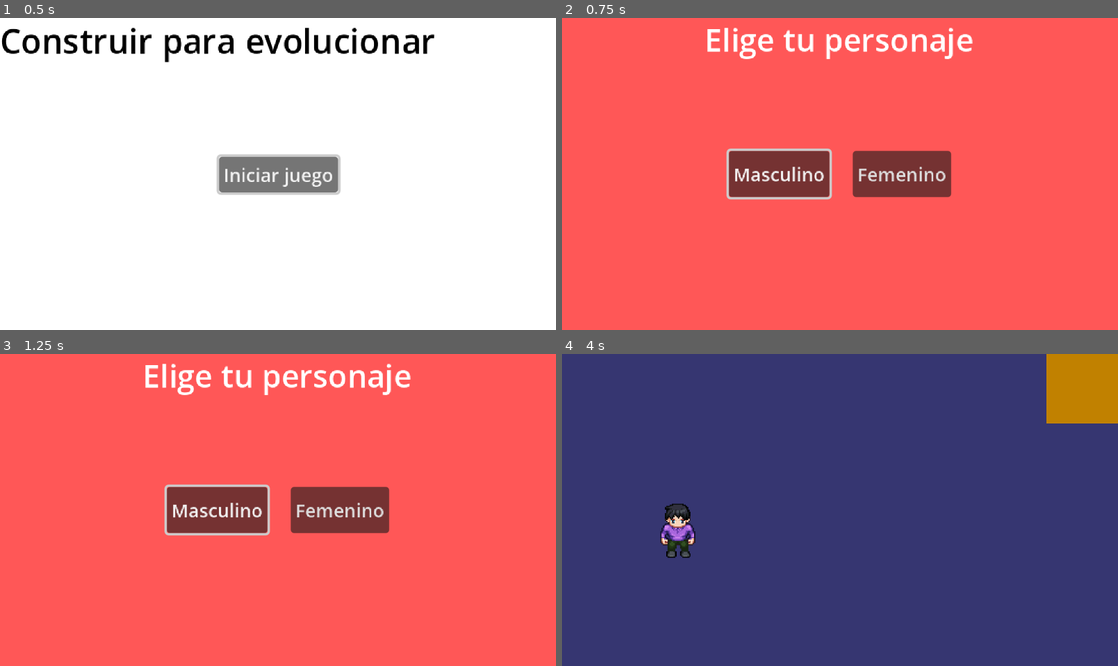
Above: before the commit, frames 1-4 (two rows, left to right).
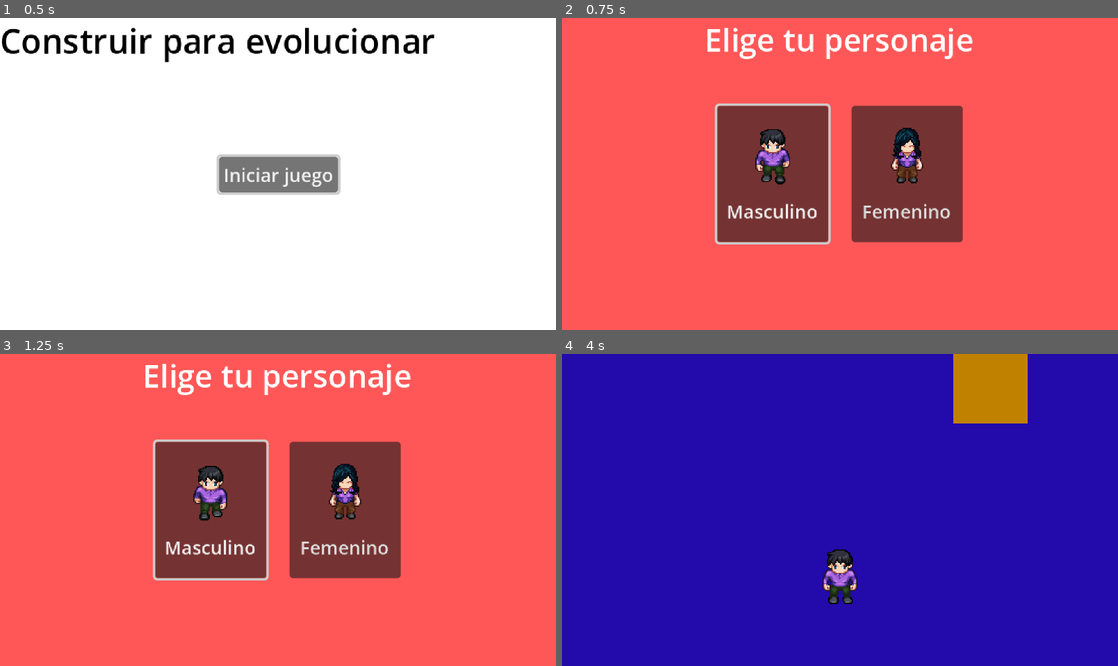
Above: after the commit, the same moments.

Repository: Bayron077/juego_vocacional
Game: Godot game, scene res://escenas/ui/inicio.tscn
Same seed, same stepped clock (60 frames per second), same inputs: the game is played once before the commit and once after it.
Inputs (mouse positions are in pixels of both pictures, inside the frame that each line leads up to):
- Up to frame 1 (0.5 s): no input
- Up to frame 2 (0.75 s): click "Iniciar juego" at 0.5 s
- Up to frame 3 (1.25 s): no input
- Up to frame 4 (4 s): click "Masculino" at 1.25 s; click "Siguiente" at 2 s; tap Enter (ui_accept) at 2.75, 3.02, 3.5, 3.77 s; move the mouse to (962, 494) at 2.77 s; hold Right (ui_right) 2.78-3.53 s; move the mouse to (728, 525) at 3.52 s; hold Down (ui_down) from 3.53 s (still down)

Frame 1 is identical in both runs. In frame 2, 15% of the frame differs, in the area x 27-73%, y 27-73%; in frame 3, 15%; in frame 4, 100%, in the area x 0-100%, y 0-100%.

Commit message:
se agrgan las 16 areas de interes

Diff:
--- a/Scripts/Recursos/ficha_area.gd
+++ b/Scripts/Recursos/ficha_area.gd
@@ -10,7 +10,7 @@
 @export var color_zona: Color = Color(0.5, 0.5, 0.5, 1)
 
 ## Dónde aparece el jugador al entrar al mapa de esta área.
-@export var posicion_jugador_inicial: Vector2 = Vector2(100, 220)
+@export var posicion_jugador_inicial: Vector2 = Vector2(320, 260)
 
 ## Dónde se dibuja el edificio (y su zona de entrada) dentro del mapa.
 @export var posicion_edificio: Vector2 = Vector2(450, 150)
--- a/Scripts/autoload/GameState.gd
+++ b/Scripts/autoload/GameState.gd
@@ -1,12 +1,62 @@
 extends Node
+
+const ESCENA_INICIO := "res://escenas/ui/inicio.tscn"
+
+## Segundos sin tocar nada tras los cuales el juego vuelve al inicio (para el stand).
+const TIEMPO_INACTIVIDAD := 90.0
+## Un movimiento de stick menor a esto no cuenta como actividad (evita falsos positivos por drift).
+const UMBRAL_STICK := 0.5
 
 var personaje_elegido: String = ""
 var area_elegida: String = ""
 
-# Respuestas del test: se guardan el texto EXACTO de la matriz.
+# Respuestas del test: se guarda el texto EXACTO de la matriz.
 var fortaleza_1: String = ""
 var fortaleza_2: String = ""
 var objetivo: String = ""
+
+## Verdadero cuando el jugador sale del interior de un edificio hacia el mapa:
+## el mapa lo coloca frente a la puerta en vez de en el punto inicial.
+var regreso_de_interior: bool = false
+
+var _segundos_inactivo: float = 0.0
+
+
+func _ready() -> void:
+	# Debe seguir contando aunque el juego esté en pausa (diálogo abierto).
+	process_mode = Node.PROCESS_MODE_ALWAYS
+
+
+func _input(event: InputEvent) -> void:
+	if event is InputEventJoypadMotion and absf(event.axis_value) < UMBRAL_STICK:
+		return
+	_segundos_inactivo = 0.0
+
+
+func _process(delta: float) -> void:
+	var escena := get_tree().current_scene
+	# En la pantalla de inicio no hay nada que reiniciar.
+	if escena == null or escena.scene_file_path == ESCENA_INICIO:
+		_segundos_inactivo = 0.0
+		return
+
+	# Un stick sostenido sin cambios no genera eventos nuevos, pero sí es actividad.
+	if Input.get_vector("ui_left", "ui_right", "ui_up", "ui_down").length() > UMBRAL_STICK:
+		_segundos_inactivo = 0.0
+		return
+
+	_segundos_inactivo += delta
+	if _segundos_inactivo >= TIEMPO_INACTIVIDAD:
+		_reiniciar_por_inactividad()
+
+
+func _reiniciar_por_inactividad() -> void:
+	print("Inactividad: volviendo al inicio.")
+	_segundos_inactivo = 0.0
+	reiniciar_respuestas()
+	regreso_de_interior = false
+	get_tree().paused = false
+	ir_a_escena(ESCENA_INICIO)
 
 
 func ir_a_escena(ruta: String) -> void:
@@ -19,6 +69,7 @@
 
 func elegir_area(valor: String) -> void:
 	area_elegida = valor
+	regreso_de_interior = false
 
 
 func guardar_respuesta(tipo: int, valor: String) -> void:
--- a/Scripts/mundo/mapa_area.gd
+++ b/Scripts/mundo/mapa_area.gd
@@ -1,8 +1,8 @@
 extends Node2D
 
 ## Tamaño del mundo jugable de cada área (en píxeles).
-const ANCHO_MUNDO := 640
-const ALTO_MUNDO := 360
+const ANCHO_MUNDO := 640.0
+const ALTO_MUNDO := 360.0
 
 ## Carpeta donde viven las fichas de datos de cada área.
 const RUTA_FICHAS := "res://recursos/areas/"
@@ -32,6 +32,10 @@
 const ESCENA_PERSONAJE_MASCULINO: PackedScene = preload("res://personajes/player_levy.tscn")
 const ESCENA_PERSONAJE_FEMENINO: PackedScene = preload("res://personajes/Eda.tscn")
 const ESCENA_INTERIOR := "res://escenas/mundo/interior_edificio.tscn"
+
+## Al volver del interior, el jugador aparece a esta distancia de la posición del edificio
+## (justo debajo de la zona de entrada).
+const DESPLAZAMIENTO_REGRESO := Vector2(0, 65)
 
 var ficha: FichaArea
 var jugador: CharacterBody2D
@@ -76,7 +80,12 @@
 		escena_personaje = ESCENA_PERSONAJE_FEMENINO
 
 	jugador = escena_personaje.instantiate()
-	jugador.position = ficha.posicion_jugador_inicial
+	if GameState.regreso_de_interior:
+		# Viene de salir del edificio: aparece frente a la puerta.
+		jugador.position = ficha.posicion_edificio + DESPLAZAMIENTO_REGRESO
+		GameState.regreso_de_interior = false
+	else:
+		jugador.position = ficha.posicion_jugador_inicial
 	add_child(jugador)
 
 	camara = jugador.get_node("Camera2D")
@@ -85,6 +94,7 @@
 	camara.limit_top = 0
 	camara.limit_right = ANCHO_MUNDO
 	camara.limit_bottom = ALTO_MUNDO
+	print("Regreso de interior: ", GameState.regreso_de_interior, " | posición jugador: ", jugador.position)
 
 
 ## Pinta el mundo con los datos de la ficha: color, posición del edificio y su nombre.
@@ -98,6 +108,8 @@
 ## Mientras el jugador esté en la zona de entrada, ENTER/Espacio
 ## (o el botón A del mando) lo manda al interior del edificio.
 func _unhandled_input(event: InputEvent) -> void:
+	if event.is_echo():
+		return
 	if jugador_en_zona_edificio and event.is_action_pressed("ui_accept"):
 		GameState.ir_a_escena(ESCENA_INTERIOR)
 
--- a/Scripts/mundo/npc.gd
+++ b/Scripts/mundo/npc.gd
@@ -3,6 +3,10 @@
 
 ## NPC genérico reutilizable. Se pone 3 veces en el interior del edificio y a
 ## cada copia se le cambia "Tipo" en el Inspector para decidir qué pregunta hace.
+##
+## Con "Textura" asignada: está quieto en su cuadro de reposo; cuando el jugador
+## entra en su zona, reproduce su animación una vez y da un pasito hacia él.
+## Al alejarse el jugador, vuelve a su sitio.
 
 enum Tipo { FORTALEZA_1, FORTALEZA_2, OBJETIVO }
 
@@ -11,36 +15,118 @@
 
 @export var tipo: Tipo = Tipo.FORTALEZA_1
 
+@export_group("Sprite")
+@export var textura: Texture2D
+## Cuadros por fila de la imagen.
+@export var cuadros: int = 9
+## Filas de la imagen (1 si es una sola tira).
+@export var filas: int = 1
+## Fila que se usa para la animación (0 = la primera).
+@export var fila_animacion: int = 0
+## Cuadro (dentro de la fila) que se muestra cuando está quieto.
+@export var cuadro_reposo: int = 0
+@export var cuadros_por_segundo: float = 10.0
+
+@export_group("Pasito")
+@export var distancia_paso: float = 6.0
+@export var duracion_paso: float = 0.35
+
 const NOMBRES := {
 	Tipo.FORTALEZA_1: "Fortaleza 1",
 	Tipo.FORTALEZA_2: "Fortaleza 2",
 	Tipo.OBJETIVO: "Objetivo",
 }
 
-# Cada tipo tiene su color para distinguirlos mientras no hay arte.
+# Color de respaldo mientras un NPC no tenga imagen.
 const COLORES := {
 	Tipo.FORTALEZA_1: Color(0.25, 0.6, 0.85),
 	Tipo.FORTALEZA_2: Color(0.3, 0.75, 0.45),
 	Tipo.OBJETIVO: Color(0.85, 0.45, 0.6),
 }
 
+var _tiempo: float = 0.0
+var _reproduciendo: bool = false
+var _posicion_reposo: Vector2
+var _tween: Tween
+
 @onready var visual: ColorRect = $Visual
+@onready var sprite: Sprite2D = $Sprite
 @onready var etiqueta: Label = $Etiqueta
 @onready var zona: Area2D = $ZonaInteraccion
 
 
 func _ready() -> void:
-	visual.color = COLORES[tipo]
 	etiqueta.text = NOMBRES[tipo]
+	set_process(false)
+
+	if textura != null:
+		sprite.texture = textura
+		sprite.hframes = cuadros
+		sprite.vframes = filas
+		_posicion_reposo = sprite.position
+		_mostrar_cuadro(cuadro_reposo)
+		visual.visible = false
+	else:
+		sprite.visible = false
+		visual.color = COLORES[tipo]
+
 	zona.body_entered.connect(_on_zona_body_entered)
 	zona.body_exited.connect(_on_zona_body_exited)
+
+
+func _process(delta: float) -> void:
+	_tiempo += delta
+	var cuadro := int(_tiempo * cuadros_por_segundo)
+	if cuadro >= cuadros:
+		# Terminó la animación: se queda en el cuadro de reposo.
+		_reproduciendo = false
+		set_process(false)
+		_mostrar_cuadro(cuadro_reposo)
+	else:
+		_mostrar_cuadro(cuadro)
+
+
+func _mostrar_cuadro(cuadro: int) -> void:
+	sprite.frame = fila_animacion * cuadros + cuadro
+
+
+func _acercarse(jugador: Node2D) -> void:
+	if textura == null:
+		return
+	var direccion := (jugador.global_position - global_position).normalized()
+
+	_tiempo = 0.0
+	_reproduciendo = true
+	set_process(true)
+
+	if _tween:
+		_tween.kill()
+	_tween = create_tween()
+	_tween.tween_property(sprite, "position", _posicion_reposo + direccion * distancia_paso, duracion_paso) \
+		.set_trans(Tween.TRANS_SINE).set_ease(Tween.EASE_OUT)
+
+
+func _alejarse() -> void:
+	if textura == null:
+		return
+	_reproduciendo = false
+	set_process(false)
+	_mostrar_cuadro(cuadro_reposo)
+
+	if _tween:
+		_tween.kill()
+	_tween = create_tween()
+	_tween.tween_property(sprite, "position", _posicion_reposo, duracion_paso) \
+		.set_trans(Tween.TRANS_SINE).set_ease(Tween.EASE_IN_OUT)
 
 
 func _on_zona_body_entered(body: Node) -> void:
 	if body is CharacterBody2D:
 		jugador_cerca.emit(self)
+		_acercarse(body)
 
 
 func _on_zona_body_exited(body: Node) -> void:
 	if body is CharacterBody2D:
 		jugador_lejos.emit(self)
+		_alejarse()
--- a/Scripts/ui/SeleccionPersonaje.gd
+++ b/Scripts/ui/SeleccionPersonaje.gd
@@ -1,7 +1,62 @@
 extends Control
 
+## Selección de personaje: cada botón muestra el sprite de su personaje.
+## El que tiene el foco (o el mouse encima) camina de frente; el otro está quieto.
+
+const TEXTURA_MASCULINO: Texture2D = preload("res://assets/levy.png")
+const TEXTURA_FEMENINO: Texture2D = preload("res://assets/Eda.png")
+
+# Disposición de las hojas de sprites de los personajes: 9 columnas x 4 filas.
+# La fila 0 es el personaje de frente: cuadro 0 = quieto, 1 a 8 = caminando.
+const COLUMNAS := 9
+const FILAS := 4
+const CUADROS_POR_SEGUNDO := 10.0
+const TAMANO_BOTON := Vector2(96, 110)
+
+var _atlas_por_boton: Dictionary = {}
+var _tiempo: float = 0.0
+
+
 func _ready() -> void:
+	_preparar_boton("BotonMasculino", TEXTURA_MASCULINO)
+	_preparar_boton("BotonFemenino", TEXTURA_FEMENINO)
 	GameState.enfocar_primer_boton(self)
+
+
+func _process(delta: float) -> void:
+	_tiempo += delta
+	# Ciclo de caminar: cuadros 1 a 8 (el 0 es el de reposo).
+	var cuadro_caminando := 1 + int(_tiempo * CUADROS_POR_SEGUNDO) % (COLUMNAS - 1)
+
+	for boton in _atlas_por_boton.keys():
+		var activo: bool = boton.has_focus() or boton.is_hovered()
+		_mostrar_cuadro(_atlas_por_boton[boton], cuadro_caminando if activo else 0)
+
+
+func _preparar_boton(nombre: String, textura: Texture2D) -> void:
+	var boton := find_child(nombre, true, false) as Button
+	if boton == null:
+		push_warning("No se encontró el botón '%s' en SeleccionPersonaje." % nombre)
+		return
+
+	var atlas := AtlasTexture.new()
+	atlas.atlas = textura
+	_mostrar_cuadro(atlas, 0)
+
+	boton.icon = atlas
+	boton.icon_alignment = HORIZONTAL_ALIGNMENT_CENTER
+	boton.vertical_icon_alignment = VERTICAL_ALIGNMENT_TOP  # sprite arriba, texto debajo
+	boton.custom_minimum_size = TAMANO_BOTON
+	boton.mouse_entered.connect(boton.grab_focus)  # el mouse también resalta
+
+	_atlas_por_boton[boton] = atlas
+
+
+func _mostrar_cuadro(atlas: AtlasTexture, cuadro: int) -> void:
+	var tamano_hoja := atlas.atlas.get_size()
+	var ancho := tamano_hoja.x / COLUMNAS
+	var alto := tamano_hoja.y / FILAS
+	atlas.region = Rect2(cuadro * ancho, 0, ancho, alto)
 
 
 func _on_boton_masculino_pressed() -> void:
--- a/escenas/mundo/interior_edificio.tscn
+++ b/escenas/mundo/interior_edificio.tscn
@@ -3,6 +3,9 @@
 [ext_resource type="Script" uid="uid://7312cms5sr5v" path="res://Scripts/mundo/interior_edificio.gd" id="1_i2m1x"]
 [ext_resource type="PackedScene" uid="uid://chxk6lbh6vlg8" path="res://escenas/npc/npc.tscn" id="2_hjq4e"]
 [ext_resource type="PackedScene" uid="uid://c02e0rhhiqts8" path="res://escenas/ui/dialogo_npc.tscn" id="2_watrr"]
+[ext_resource type="Texture2D" uid="uid://dvw37bjbmu5kq" path="res://assets/npc_1.png" id="4_m5sqb"]
+[ext_resource type="Texture2D" uid="uid://cp7bur86yc3c4" path="res://assets/npc_2.png" id="5_lcvl1"]
+[ext_resource type="Texture2D" uid="uid://c4nekimsdf1jh" path="res://assets/npc_3.png" id="6_7lhjm"]
 
 [sub_resource type="RectangleShape2D" id="RectangleShape2D_lybt7"]
 size = Vector2(60, 20)
@@ -57,10 +60,14 @@
 [node name="Npc2" parent="." unique_id=110552784 instance=ExtResource("2_hjq4e")]
 position = Vector2(240, 105)
 tipo = 1
+textura = ExtResource("4_m5sqb")
 
 [node name="Npc3" parent="." unique_id=710726803 instance=ExtResource("2_hjq4e")]
 position = Vector2(343, 105)
 tipo = 2
+textura = ExtResource("5_lcvl1")
+cuadros = 8
 
 [node name="Npc" parent="." unique_id=724178508 instance=ExtResource("2_hjq4e")]
 position = Vector2(137, 105)
+textura = ExtResource("6_7lhjm")
--- a/escenas/npc/npc.tscn
+++ b/escenas/npc/npc.tscn
@@ -20,11 +20,15 @@
 position = Vector2(0, -5)
 shape = SubResource("RectangleShape2D_lybt7")
 
+[node name="Sprite" type="Sprite2D" parent="." unique_id=1394405850]
+position = Vector2(0, -32)
+hframes = 9
+
 [node name="Etiqueta" type="Label" parent="." unique_id=1402809023]
 offset_left = -30.0
-offset_top = -54.0
+offset_top = -82.0
 offset_right = 30.0
-offset_bottom = -5.0
+offset_bottom = -33.0
 text = "NPC
 "
 horizontal_alignment = 1
--- /dev/null
+++ b/recursos/areas/administracion_negocios_y_emprendimiento.tres
@@ -0,0 +1,10 @@
+[gd_resource type="Resource" script_class="FichaArea" format=3 uid="uid://cj2g4p3a4r03w"]
+
+[ext_resource type="Script" uid="uid://bn78viljt76hy" path="res://Scripts/Recursos/ficha_area.gd" id="1_daju8"]
+
+[resource]
+script = ExtResource("1_daju8")
+nombre_area = "Administración, negocios y emprendimiento"
+nombre_edificio = "Edificio de Administración"
+color_zona = Color(0.111851715, 0, 0.72027737, 0.8666667)
+metadata/_custom_type_script = "uid://bn78viljt76hy"
--- /dev/null
+++ b/recursos/areas/agro_territorio_y_naturaleza.tres
@@ -0,0 +1,10 @@
+[gd_resource type="Resource" script_class="FichaArea" format=3 uid="uid://bplcfrdlxjvka"]
+
+[ext_resource type="Script" uid="uid://bn78viljt76hy" path="res://Scripts/Recursos/ficha_area.gd" id="1_in7f4"]
+
+[resource]
+script = ExtResource("1_in7f4")
+nombre_area = "Agro, territorio y naturaleza"
+nombre_edificio = "Edificio de Agronomia"
+color_zona = Color(0.111851715, 0, 0.72027737, 0.8666667)
+metadata/_custom_type_script = "uid://bn78viljt76hy"
--- /dev/null
+++ b/recursos/areas/artes_musica_y_expresion_creativa.tres
@@ -0,0 +1,10 @@
+[gd_resource type="Resource" script_class="FichaArea" format=3 uid="uid://buuvi1vw2gha1"]
+
+[ext_resource type="Script" uid="uid://bn78viljt76hy" path="res://Scripts/Recursos/ficha_area.gd" id="1_fnp5e"]
+
+[resource]
+script = ExtResource("1_fnp5e")
+nombre_area = "Artes, música y expresión creativa"
+nombre_edificio = "Edificio de Artes"
+color_zona = Color(0.111851715, 0, 0.72027737, 0.8666667)
+metadata/_custom_type_script = "uid://bn78viljt76hy"
--- /dev/null
+++ b/recursos/areas/ciencias_naturales_y_experimentales.tres
@@ -0,0 +1,10 @@
+[gd_resource type="Resource" script_class="FichaArea" format=3 uid="uid://dgoyay781uvwb"]
+
+[ext_resource type="Script" uid="uid://bn78viljt76hy" path="res://Scripts/Recursos/ficha_area.gd" id="1_ecfrc"]
+
+[resource]
+script = ExtResource("1_ecfrc")
+nombre_area = "Ciencias naturales y experimentales"
+nombre_edificio = "Edificio de Ciencias Naturales"
+color_zona = Color(0.019402757, 0.28346765, 0.24253342, 0.8666667)
+metadata/_custom_type_script = "uid://bn78viljt76hy"
--- /dev/null
+++ b/recursos/areas/comunicacion_medios_y_creatividad.tres
@@ -0,0 +1,10 @@
+[gd_resource type="Resource" script_class="FichaArea" format=3 uid="uid://dj37s1e3mfuop"]
+
+[ext_resource type="Script" uid="uid://bn78viljt76hy" path="res://Scripts/Recursos/ficha_area.gd" id="1_byh4l"]
+
+[resource]
+script = ExtResource("1_byh4l")
+nombre_area = "Comunicación, medios y creatividad"
+nombre_edificio = "Edificio de Comunicaciones"
+color_zona = Color(0.111851715, 0, 0.72027737, 0.8666667)
+metadata/_custom_type_script = "uid://bn78viljt76hy"
--- /dev/null
+++ b/recursos/areas/deporte_actividad_fisica_y_recreacion.tres
@@ -0,0 +1,10 @@
+[gd_resource type="Resource" script_class="FichaArea" format=3 uid="uid://h3awluw5ybh6"]
+
+[ext_resource type="Script" uid="uid://bn78viljt76hy" path="res://Scripts/Recursos/ficha_area.gd" id="1_qsfb8"]
+
+[resource]
+script = ExtResource("1_qsfb8")
+nombre_area = "Deporte, actividad física y recreación"
+nombre_edificio = "Edificio de Deportes"
+color_zona = Color(0.111851715, 0, 0.72027737, 0.8666667)
+metadata/_custom_type_script = "uid://bn78viljt76hy"
--- /dev/null
+++ b/recursos/areas/educacion_y_ensenanza.tres
@@ -0,0 +1,10 @@
+[gd_resource type="Resource" script_class="FichaArea" format=3 uid="uid://ddbncgiyw5hhr"]
+
+[ext_resource type="Script" uid="uid://bn78viljt76hy" path="res://Scripts/Recursos/ficha_area.gd" id="1_hddtb"]
+
+[resource]
+script = ExtResource("1_hddtb")
+nombre_area = "Educación y enseñanza"
+nombre_edificio = "Edificio de Educación"
+color_zona = Color(0.111851715, 0, 0.72027737, 0.8666667)
+metadata/_custom_type_script = "uid://bn78viljt76hy"
--- /dev/null
+++ b/recursos/areas/electricidad_electronica_y_automatizacion.tres
@@ -0,0 +1,10 @@
+[gd_resource type="Resource" script_class="FichaArea" format=3 uid="uid://ccr2wuncjadt1"]
+
+[ext_resource type="Script" uid="uid://bn78viljt76hy" path="res://Scripts/Recursos/ficha_area.gd" id="1_83paq"]
+
+[resource]
+script = ExtResource("1_83paq")
+nombre_area = "Electricidad, electrónica y automatización"
+nombre_edificio = "Edificio de Electricidad"
+color_zona = Color(0.4148564, 6.336413e-05, 0.3814722, 0.8666667)
+metadata/_custom_type_script = "uid://bn78viljt76hy"
--- /dev/null
+++ b/recursos/areas/idiomas_lenguas_y_comunicacion_intercultural.tres
@@ -0,0 +1,10 @@
+[gd_resource type="Resource" script_class="FichaArea" format=3 uid="uid://i4wev05d7750"]
+
+[ext_resource type="Script" uid="uid://bn78viljt76hy" path="res://Scripts/Recursos/ficha_area.gd" id="1_xjw8e"]
+
+[resource]
+script = ExtResource("1_xjw8e")
+nombre_area = "Idiomas, lenguas y comunicación intercultural"
+nombre_edificio = "Edificio de Idiomas"
+color_zona = Color(0.111851715, 0, 0.72027737, 0.8666667)
+metadata/_custom_type_script = "uid://bn78viljt76hy"
--- /dev/null
+++ b/recursos/areas/industria_manufactura_y_produccion.tres
@@ -0,0 +1,10 @@
+[gd_resource type="Resource" script_class="FichaArea" format=3 uid="uid://dub8fcqkdo4tb"]
+
+[ext_resource type="Script" uid="uid://bn78viljt76hy" path="res://Scripts/Recursos/ficha_area.gd" id="1_4ueeh"]
+
+[resource]
+script = ExtResource("1_4ueeh")
+nombre_area = "Industria, manufactura y producción"
+nombre_edificio = "Edificio de Manufacturación"
+color_zona = Color(0.111851715, 0, 0.72027737, 0.8666667)
+metadata/_custom_type_script = "uid://bn78viljt76hy"
--- /dev/null
+++ b/recursos/areas/ingenieria_y_tecnologia_aplicada.tres
@@ -0,0 +1,10 @@
+[gd_resource type="Resource" script_class="FichaArea" format=3 uid="uid://by6nhe0uie73x"]
+
+[ext_resource type="Script" uid="uid://bn78viljt76hy" path="res://Scripts/Recursos/ficha_area.gd" id="1_hbg01"]
+
+[resource]
+script = ExtResource("1_hbg01")
+nombre_area = "Ingeniería y tecnología aplicada"
+nombre_edificio = "Edificio de Ingenieria Aplicada"
+color_zona = Color(0.019402757, 0.28346765, 0.24253342, 0.8666667)
+metadata/_custom_type_script = "uid://bn78viljt76hy"
--- /dev/null
+++ b/recursos/areas/matematicas_y_ciencias_exactas.tres
@@ -0,0 +1,10 @@
+[gd_resource type="Resource" script_class="FichaArea" format=3 uid="uid://bjg24mcqph8sl"]
+
+[ext_resource type="Script" uid="uid://bn78viljt76hy" path="res://Scripts/Recursos/ficha_area.gd" id="1_dp4r7"]
+
+[resource]
+script = ExtResource("1_dp4r7")
+nombre_area = "Matemáticas y ciencias exactas"
+nombre_edificio = "Edificio de Matematicas"
+color_zona = Color(0.2, 0.2, 0.46666667, 0.8666667)
+metadata/_custom_type_script = "uid://bn78viljt76hy"
--- /dev/null
+++ b/recursos/areas/medio_ambiente_y_sostenibilidad.tres
@@ -0,0 +1,10 @@
+[gd_resource type="Resource" script_class="FichaArea" format=3 uid="uid://42nkvtqtmh0w"]
+
+[ext_resource type="Script" uid="uid://bn78viljt76hy" path="res://Scripts/Recursos/ficha_area.gd" id="1_htl7s"]
+
+[resource]
+script = ExtResource("1_htl7s")
+nombre_area = "Medio ambiente y sostenibilidad"
+nombre_edificio = "Edificio de Medio Ambiente"
+color_zona = Color(0.111851715, 0, 0.72027737, 0.8666667)
+metadata/_custom_type_script = "uid://bn78viljt76hy"
--- /dev/null
+++ b/recursos/areas/salud_y_cuidado.tres
@@ -0,0 +1,10 @@
+[gd_resource type="Resource" script_class="FichaArea" format=3 uid="uid://dsye38lwf845o"]
+
+[ext_resource type="Script" uid="uid://bn78viljt76hy" path="res://Scripts/Recursos/ficha_area.gd" id="1_te46y"]
+
+[resource]
+script = ExtResource("1_te46y")
+nombre_area = "Salud y cuidado"
+nombre_edificio = "Edificio de Salud"
+color_zona = Color(0.111851715, 0, 0.72027737, 0.8666667)
+metadata/_custom_type_script = "uid://bn78viljt76hy"
--- /dev/null
+++ b/recursos/areas/sociedad_cultura_y_humanidades.tres
@@ -0,0 +1,10 @@
+[gd_resource type="Resource" script_class="FichaArea" format=3 uid="uid://cxvwreuwas04w"]
+
+[ext_resource type="Script" uid="uid://bn78viljt76hy" path="res://Scripts/Recursos/ficha_area.gd" id="1_egwcg"]
+
+[resource]
+script = ExtResource("1_egwcg")
+nombre_area = "Sociedad, cultura y humanidades"
+nombre_edificio = "Edificio de Humanidades"
+color_zona = Color(0.111851715, 0, 0.72027737, 0.8666667)
+metadata/_custom_type_script = "uid://bn78viljt76hy"
--- a/recursos/areas/tecnologia_y_computacion.tres
+++ b/recursos/areas/tecnologia_y_computacion.tres
@@ -4,7 +4,7 @@
 
 [resource]
 script = ExtResource("1_sf1sk")
-nombre_area = "Tecnologia y Computacion "
-nombre_edificio = "Facultad de ingenieria"
-color_zona = Color(0.2, 0.2, 0.46666667, 0.8666667)
+nombre_area = "Tecnología y computación"
+nombre_edificio = "Edificio de Tecnologia"
+color_zona = Color(0.111851715, 0, 0.72027737, 0.8666667)
 metadata/_custom_type_script = "uid://bn78viljt76hy"
--- /dev/null
+++ b/recursos/areas/turismo_cultura_y_servicios.tres
@@ -0,0 +1,10 @@
+[gd_resource type="Resource" script_class="FichaArea" format=3 uid="uid://b03wnt1mujafo"]
+
+[ext_resource type="Script" uid="uid://bn78viljt76hy" path="res://Scripts/Recursos/ficha_area.gd" id="1_jytqv"]
+
+[resource]
+script = ExtResource("1_jytqv")
+nombre_area = "Turismo, cultura y servicios"
+nombre_edificio = "Edificio de Turismo"
+color_zona = Color(0.111851715, 0, 0.72027737, 0.8666667)
+metadata/_custom_type_script = "uid://bn78viljt76hy"
Binary file added: assets/npc_1.png
Not shown, added: assets/npc_1.png.import
Binary file added: assets/npc_2.png
Not shown, added: assets/npc_2.png.import
Binary file added: assets/npc_3.png
Not shown, added: assets/npc_3.png.import
Not shown, added: export_presets.cfg
